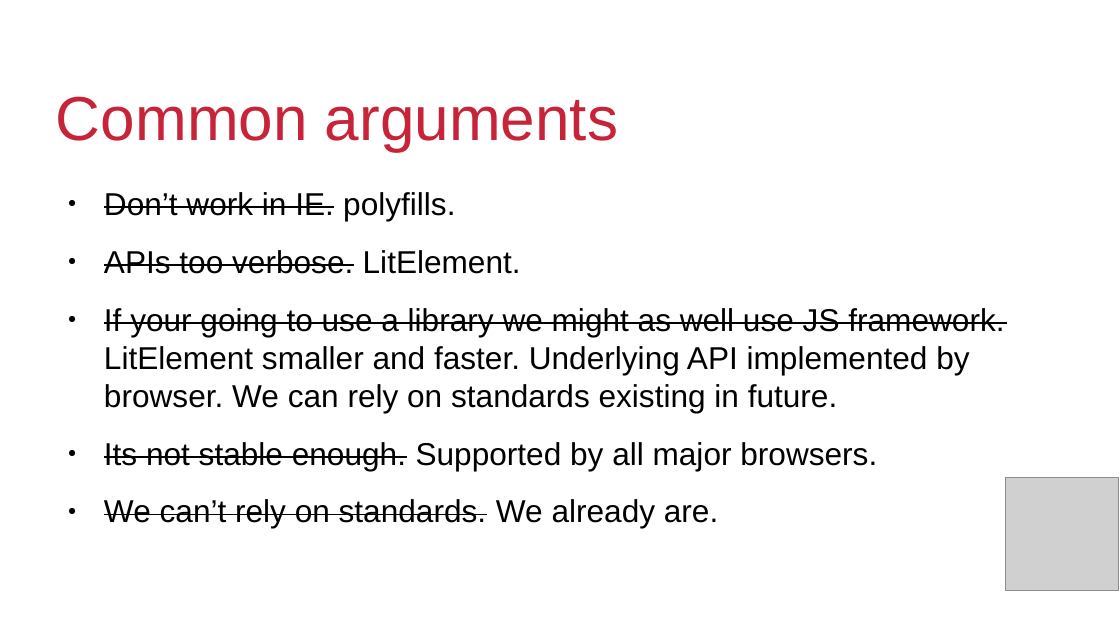
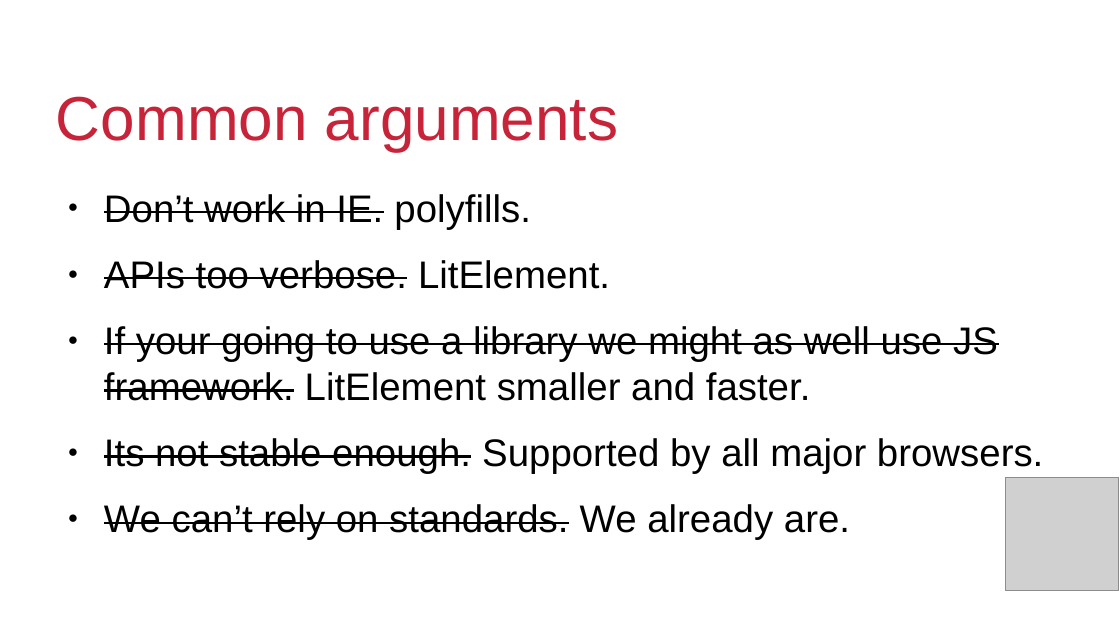
Before and after one commit to QuiWorks/wc-presentation, a slide deck: slide 5 of wc-pp-presentation.odp. Drawn at 1120x630 pixels with LibreOffice and Linux fonts; fonts in the diff are those of the drawing; grey boxes stand for pictures; background and template pictures are left out. Boxes give left, top, right and bottom in pixels: in the first picture for what was removed or moved away, otherwise in the second. Text is boxed around its words. In the diff, an @@ line names an element or a change of style, - is before the commit and + after.

```diff
--- a/wc-pp-presentation.odp
+++ b/wc-pp-presentation.odp
@@ text at (104, 194, 1043, 533): size 22.4 to 27.2 pt in "Don’t work in IE. polyfills.", "APIs too verbose. LitElement.", "Its not stable enough. Supported by all ...", "We can’t rely on standards. We already ..." @@
@@ text at (104, 326, 998, 401): text changed; size 22.4 to 27.2 pt @@
-● If your going to use a library we might as well use JS framework. LitElement smaller and faster. Underlying API implemented by browser. We can rely on standards existing in future.
+● If your going to use a library we might as well use JS framework. LitElement smaller and faster.
```
Also in this commit, not shown: 3 other slides changed.
